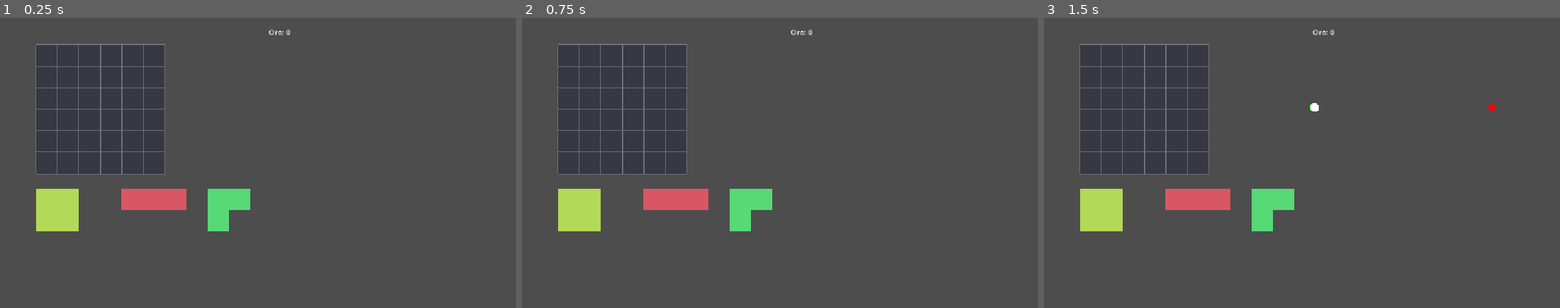
Above: before the commit, frames 1-3 (left to right).
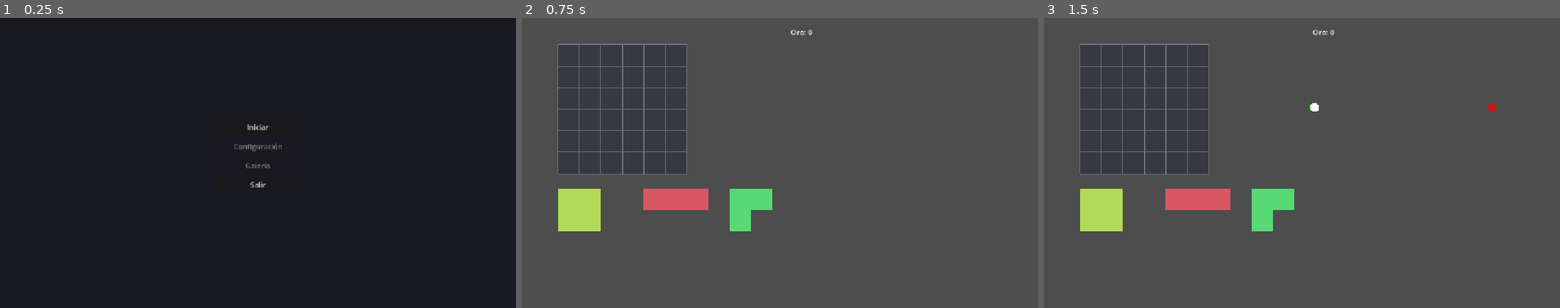
Above: after the commit, the same moments.

Repository: MauricioRodCar/InventoryDefense
Game: Godot game, scene res://scenes/menu/MainMenu.tscn
Same seed, same stepped clock (60 frames per second), same inputs: the game is played once before the commit and once after it. Before the commit the project starts from res://scenes/main/main.tscn.
Inputs (mouse positions are in pixels of both pictures, inside the frame that each line leads up to):
- Up to frame 1 (0.25 s): no input
- Up to frame 2 (0.75 s): click (780, 128) at 0.5 s, where only the run after the commit has a clickable "Iniciar"
- Up to frame 3 (1.5 s): tap Enter (ui_accept) at 1.25 s; move the mouse to (1415, 148) at 1.27 s; click (1415, 148) at 1.42 s

The runs differ from the first frame. In frame 1, 100% of the frame differs, in the area x 0-100%, y 0-100%; in frame 2, nothing differs; in frame 3, nothing differs.

Commit message:
feat(menu): agregar pantalla de inicio real antes del gameplay
Hoy el juego arrancaba directo en scenes/main/main.tscn, sin ninguna
pantalla de inicio. Se agrega MainMenu (Scripts/Menu/, nueva carpeta de
nivel superior porque es composition root de su propia escena, no una
vista reactiva a un dominio) con Iniciar/Salir funcionales y
Configuracion/Galeria deshabilitados: no existe todavia ningun sistema
de configuracion ni de galeria que mostrar, y un boton deshabilitado
comunica que existiran sin navegar a una pantalla vacia (codigo muerto
disfrazado de feature). run/main_scene pasa a apuntar a la nueva escena
via ruta res:// explicita, porque el uid de un .tscn nuevo recien se
genera cuando el editor lo abre por primera vez.

Diff:
--- /dev/null
+++ b/Scripts/Menu/main_menu.gd
@@ -0,0 +1,20 @@
+extends Control
+## Composition root de la pantalla de inicio. No conoce nada del dominio del
+## juego (InventoryGrid, CombatSimulation, etc.) ni de Scripts/Main/main.gd:
+## solo sabe que existe un archivo de escena de gameplay al que navegar.
+## Configuración y Galería quedan deshabilitados (sin handler conectado)
+## porque no existe todavía ningún sistema de configuración ni de galería
+## que mostrar detrás de esos botones.
+
+@onready var _start_button: Button = $VBoxContainer/StartButton
+@onready var _exit_button: Button = $VBoxContainer/ExitButton
+
+func _ready() -> void:
+	_start_button.pressed.connect(_on_start_pressed)
+	_exit_button.pressed.connect(_on_exit_pressed)
+
+func _on_start_pressed() -> void:
+	get_tree().change_scene_to_file("res://scenes/main/main.tscn")
+
+func _on_exit_pressed() -> void:
+	get_tree().quit()
--- a/project.godot
+++ b/project.godot
@@ -11,7 +11,7 @@
 [application]
 
 config/name="InventoryDefense"
-run/main_scene="uid://dmmvrg6midvd5"
+run/main_scene="res://scenes/menu/MainMenu.tscn"
 config/features=PackedStringArray("4.7", "Forward Plus")
 config/icon="res://icon.svg"
 
--- /dev/null
+++ b/scenes/menu/MainMenu.tscn
@@ -0,0 +1,54 @@
+[gd_scene load_steps=2 format=3]
+
+[ext_resource type="Script" path="res://Scripts/Menu/main_menu.gd" id="1"]
+
+[node name="MainMenu" type="Control"]
+layout_mode = 1
+anchors_preset = 15
+anchor_right = 1.0
+anchor_bottom = 1.0
+grow_horizontal = 2
+grow_vertical = 2
+script = ExtResource("1")
+
+[node name="Background" type="ColorRect" parent="."]
+layout_mode = 1
+anchors_preset = 15
+anchor_right = 1.0
+anchor_bottom = 1.0
+grow_horizontal = 2
+grow_vertical = 2
+color = Color(0.1, 0.1, 0.13, 1)
+
+[node name="VBoxContainer" type="VBoxContainer" parent="."]
+layout_mode = 1
+anchors_preset = 8
+anchor_left = 0.5
+anchor_top = 0.5
+anchor_right = 0.5
+anchor_bottom = 0.5
+offset_left = -100.0
+offset_top = -96.0
+offset_right = 100.0
+offset_bottom = 96.0
+grow_horizontal = 2
+grow_vertical = 2
+theme_override_constants/separation = 12
+
+[node name="StartButton" type="Button" parent="VBoxContainer"]
+layout_mode = 2
+text = "Iniciar"
+
+[node name="SettingsButton" type="Button" parent="VBoxContainer"]
+layout_mode = 2
+disabled = true
+text = "Configuración"
+
+[node name="GalleryButton" type="Button" parent="VBoxContainer"]
+layout_mode = 2
+disabled = true
+text = "Galería"
+
+[node name="ExitButton" type="Button" parent="VBoxContainer"]
+layout_mode = 2
+text = "Salir"
Not shown, added: Scripts/Menu/main_menu.gd.uid
Not shown, changed: README.md
